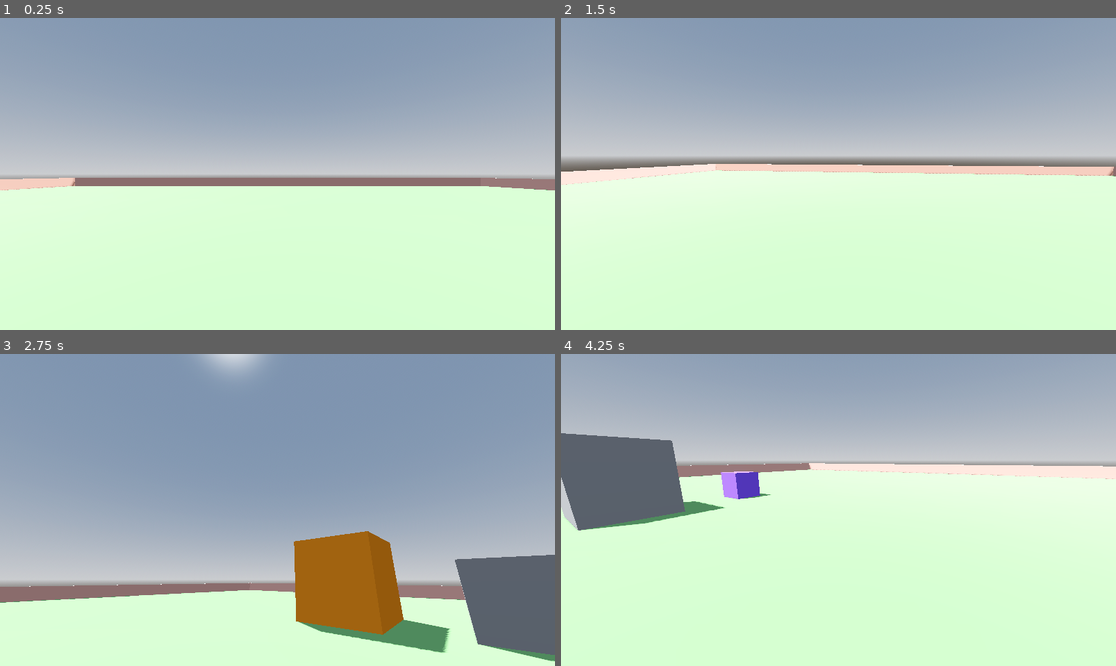
Above: before the commit, frames 1-4 (two rows, left to right).
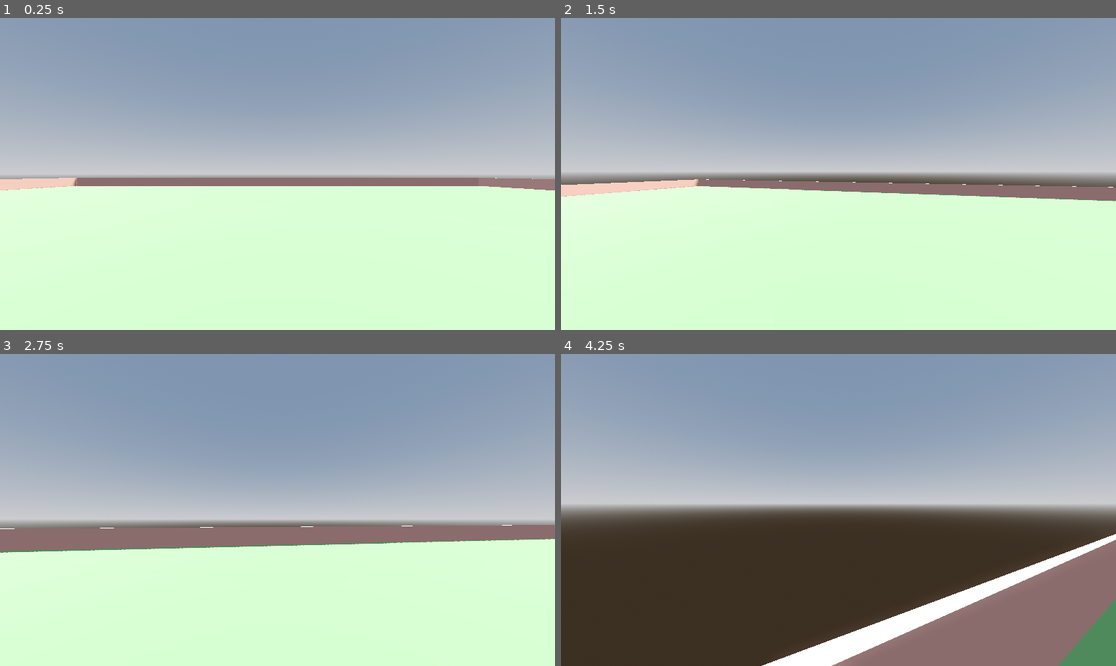
Above: after the commit, the same moments.

Repository: shizuokalol/first-person-controller
Game: Godot game, scene res://Scenes/world.tscn
Two runs of this game, one before a commit and one after it. Both use one fixed random seed, a clock stepped at 60 frames per second and the inputs below.
Inputs (mouse positions are in pixels of both pictures, inside the frame that each line leads up to):
- Up to frame 1 (0.25 s): no input
- Up to frame 2 (1.5 s): move the mouse to (866, 174) at 0.52 s; hold Shift (sprint) 0.53-1.28 s; hold W (forward) from 0.53 s (still down); tap Space (jump) at 0.77 s; move the mouse to (810, 174) at 1.27 s; tap Shift (sprint) at 1.35 s
- Up to frame 3 (2.75 s): keep holding W (forward); tap Space (jump) at 1.52 s; move the mouse to (288, 503) at 2.02 s; hold Shift (sprint) from 2.03 s (still down)
- Up to frame 4 (4.25 s): keep holding W (forward); move the mouse to (832, 516) at 2.77 s; release Shift (sprint) at 2.78 s; tap Shift (sprint) at 2.85 s; tap Space (jump) at 3.02, 3.77 s; move the mouse to (877, 513) at 3.52 s; hold Shift (sprint) from 3.53 s (still down)

The runs differ from the first frame. In frame 1, less than 0.1% of the frame differs, in the area x 0-99%, y 51-56%; in frame 2, 11%; in frame 3, 44%; in frame 4, 82%, in the area x 0-100%, y 14-100%.

Commit message:
Add sprint, head bob, and dynamic FOV to player

Diff:
--- a/Scenes/world.tscn
+++ b/Scenes/world.tscn
@@ -92,13 +92,13 @@
 use_collision = true
 material = SubResource("StandardMaterial3D_5a7ea")
 
+[node name="Box2" type="CSGBox3D" parent="."]
+transform = Transform3D(1, 0, 0, 0, 1, 0, 0, 0, 1, 11, 1, 0.5)
+use_collision = true
+size = Vector3(2, 2, 2)
+
 [node name="Box3" type="CSGBox3D" parent="."]
 transform = Transform3D(1, 0, 0, 0, 1, 0, 0, 0, 1, 11, 1.5, -4)
 use_collision = true
 size = Vector3(3, 3, 3)
 material = SubResource("StandardMaterial3D_8j60k")
-
-[node name="Box2" type="CSGBox3D" parent="."]
-transform = Transform3D(1, 0, 0, 0, 1, 0, 0, 0, 1, 11, 1, 0.5)
-use_collision = true
-size = Vector3(2, 2, 2)
--- a/Scripts/player.gd
+++ b/Scripts/player.gd
@@ -1,12 +1,22 @@
 extends CharacterBody3D
 
+var speed: float
+const WALK_SPEED: float = 5.0
+const SPRINT_SPEED: float = 8.0
+const JUMP_VELOCITY: float = 4.5
+const SENSITIVITY: float = 0.005
 
-const SPEED: float = 5.0
-const JUMP_VELOCITY: float = 4.5
-const SENSITIVITY: float = 0.03
+# Bob variables
+const BOB_FREQUENCY: float = 2.0
+const BOB_AMPLITUDE: float = 0.08
+var t_bob: float = 0.0
 
-@onready var head = $Head
-@onready var camera = $Head/Camera3D
+# FOV variables
+const BASE_FOV: float = 75.0
+const FOV_CHANGE: float = 1.5
+
+@onready var head: Node3D = $Head
+@onready var camera: Camera3D = $Head/Camera3D
 
 
 func _ready() -> void:
@@ -29,14 +39,41 @@
 	if Input.is_action_just_pressed("jump") and is_on_floor():
 		velocity.y = JUMP_VELOCITY
 
+	# Handle sprint.
+	if Input.is_action_pressed("sprint"):
+		speed = SPRINT_SPEED
+	else:
+		speed = WALK_SPEED
+
 	# Get the input direction and handle the movement/deceleration.
 	var input_dir := Input.get_vector("left", "right", "forward", "backward")
 	var direction = (head.transform.basis * Vector3(input_dir.x, 0, input_dir.y)).normalized()
-	if direction:
-		velocity.x = direction.x * SPEED
-		velocity.z = direction.z * SPEED
+	if is_on_floor():
+		if direction:
+			velocity.x = direction.x * speed
+			velocity.z = direction.z * speed
+		else:
+			velocity.x = move_toward(velocity.x, 0, WALK_SPEED)
+			velocity.z = move_toward(velocity.z, 0, WALK_SPEED)
 	else:
-		velocity.x = move_toward(velocity.x, 0, SPEED)
-		velocity.z = move_toward(velocity.z, 0, SPEED)
+		velocity.x = lerp(velocity.x, direction.x * speed, delta * 2.0)
+		velocity.z = lerp(velocity.z, direction.z * speed, delta * 2.0)
+
+
+	# Head bob
+	t_bob += delta * velocity.length() * float(is_on_floor())
+	camera.transform.origin = _headbob(t_bob)
+
+	# FOV
+	var velocity_clamped = clamp(velocity.length(), 0.5, SPRINT_SPEED * 2)
+	var target_fov: float = BASE_FOV + FOV_CHANGE * velocity_clamped
+	camera.fov = lerp(camera.fov, target_fov, delta * 8.0)
 
 	move_and_slide()
+
+
+func _headbob(time) -> Vector3:
+	var pos = Vector3.ZERO
+	pos.y = sin(time * BOB_FREQUENCY) * BOB_AMPLITUDE
+	pos.x = sin(time * BOB_FREQUENCY / 2) * BOB_AMPLITUDE
+	return pos
